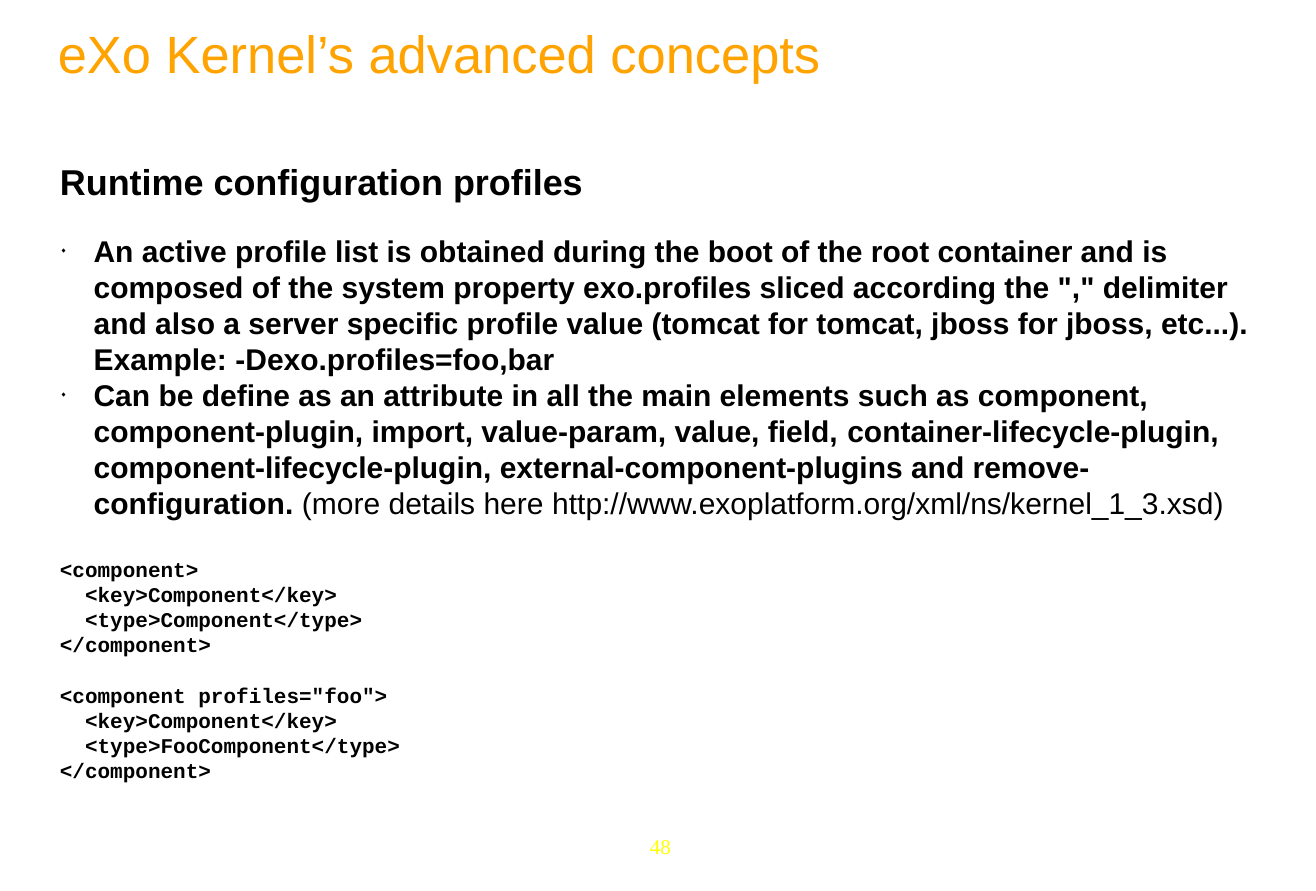
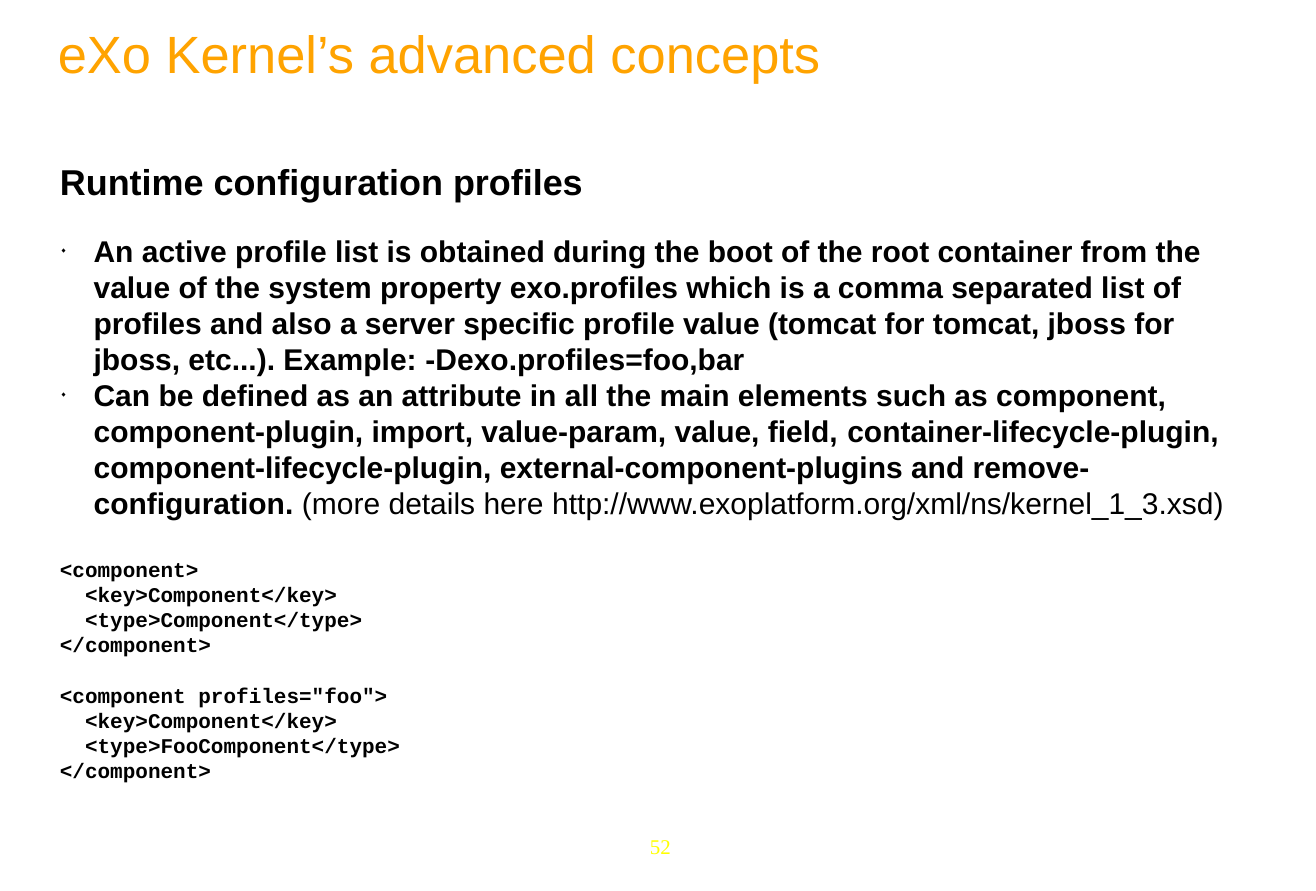
Before and after one commit to anhvurz90/training, a slide deck: slide 52 of JPP6-JCR/Day-3.pptx (slide 48 before the commit). Drawn at 1316x891 pixels with LibreOffice and Linux fonts; fonts in the diff are those of the drawing; background and template pictures are left out. Boxes give left, top, right and bottom in pixels: in the first picture for what was removed or moved away, otherwise in the second. Text is boxed around its words. In the diff, an @@ line names an element or a change of style, - is before the commit and + after.

```diff
--- a/JPP6-JCR/Day-3.pptx
+++ b/JPP6-JCR/Day-3.pptx
@@ text at (94, 240, 1223, 519): text changed @@
-◆ An active profile list is obtained during the boot of the root container and is composed of the system property exo.profiles sliced according the "," delimiter and also a server specific profile value (tomcat for tomcat, jboss for jboss, etc...). Example: -Dexo.profiles=foo,bar
-◆ Can be define as an attribute in all the main elements such as component, component-plugin, import, value-param, value, field, container-lifecycle-plugin, component-lifecycle-plugin, external-component-plugins and remove-configuration. (more details here http://www.exoplatform.org/xml/ns/kernel_1_3.xsd)
+◆ An active profile list is obtained during the boot of the root container from the value of the system property exo.profiles which is a comma separated list of profiles and also a server specific profile value (tomcat for tomcat, jboss for jboss, etc...). Example: -Dexo.profiles=foo,bar
+◆ Can be defined as an attribute in all the main elements such as component, component-plugin, import, value-param, value, field, container-lifecycle-plugin, component-lifecycle-plugin, external-component-plugins and remove-configuration. (more details here http://www.exoplatform.org/xml/ns/kernel_1_3.xsd)
@@ page number at (650, 840, 671, 855): text changed @@
-48
+52
```
Also in this commit, not shown: 6 other slides changed, 4 slides added, 3 other files.
